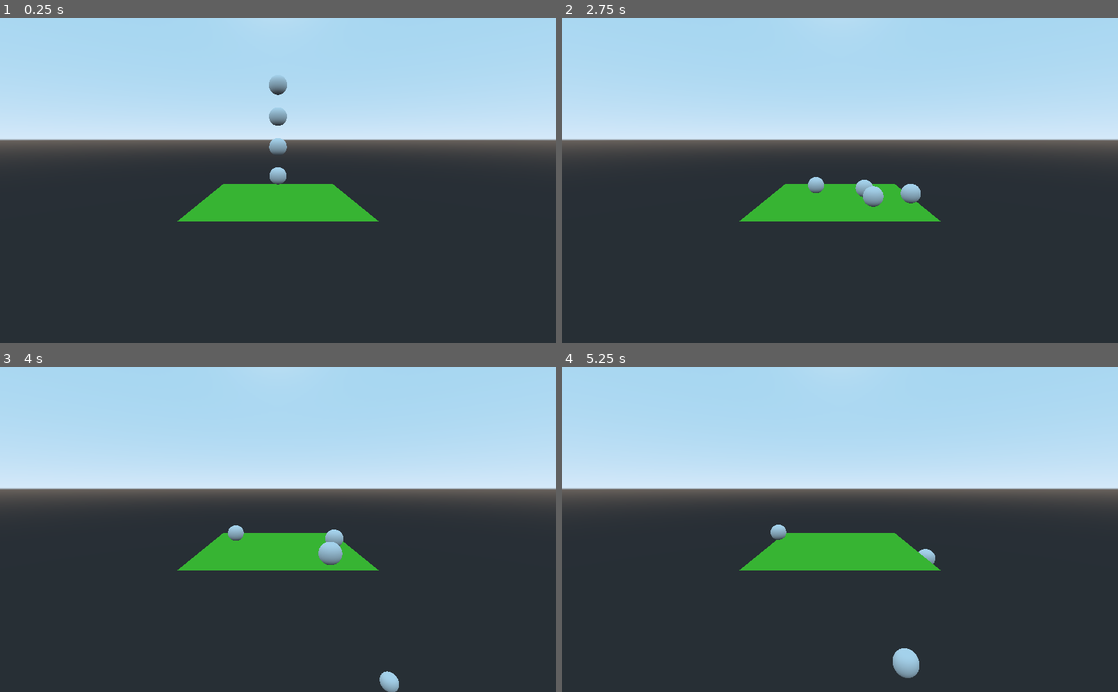
Above: before the commit, frames 1-4 (two rows, left to right).
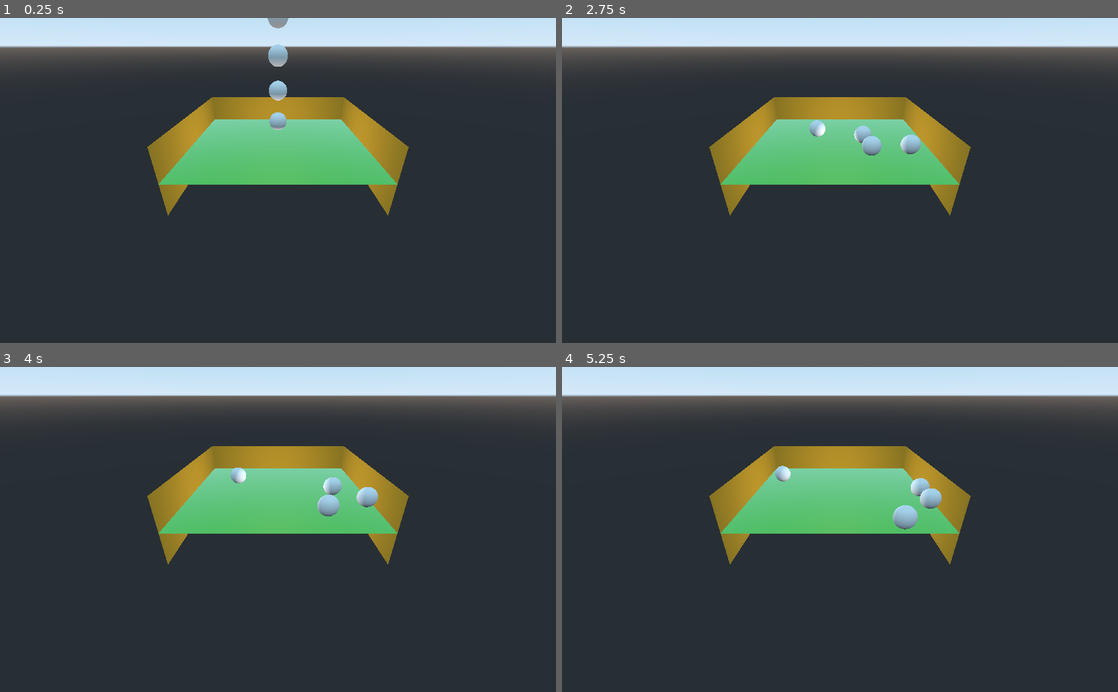
Above: after the commit, the same moments.

Repository: acs/godot-samples
Game: Godot game, scene res://Collision.tscn
Same seed, same stepped clock (60 frames per second), same inputs: the game is played once before the commit and once after it.
Inputs:
- Up to frame 1 (0.25 s): no input
- Up to frame 2 (2.75 s): no input
- Up to frame 3 (4 s): no input
- Up to frame 4 (5.25 s): no input

The runs differ from the first frame. In frame 1, 49% of the frame differs, in the area x 0-100%, y 0-63%; in frame 2, 49%; in frame 3, 49%; in frame 4, 49%, in the area x 0-100%, y 0-96%.

Commit message:
Add walls to the balls colission field

Diff:
--- a/3DCollisions/Collision.tscn
+++ b/3DCollisions/Collision.tscn
@@ -1,38 +1,44 @@
-[gd_scene load_steps=6 format=2]
+[gd_scene load_steps=10 format=2]
 
 [ext_resource path="res://RigidBall.tscn" type="PackedScene" id=1]
+[ext_resource path="res://Wall.tscn" type="PackedScene" id=2]
 
-[sub_resource type="PhysicsMaterial" id=3]
+[sub_resource type="PhysicsMaterial" id=1]
 bounce = 0.5
 
-[sub_resource type="BoxShape" id=4]
-extents = Vector3( 2.47263, 0.001, 2.49605 )
+[sub_resource type="BoxShape" id=2]
+extents = Vector3( 3, 0, 3 )
 
-[sub_resource type="PlaneMesh" id=5]
-size = Vector2( 5, 5 )
+[sub_resource type="NoiseTexture" id=6]
 
-[sub_resource type="SpatialMaterial" id=6]
+[sub_resource type="SpatialMaterial" id=5]
+albedo_texture = SubResource( 6 )
+
+[sub_resource type="PlaneMesh" id=3]
+material = SubResource( 5 )
+size = Vector2( 6, 6 )
+
+[sub_resource type="NoiseTexture" id=7]
+
+[sub_resource type="SpatialMaterial" id=4]
 albedo_color = Color( 0.341176, 0.858824, 0.196078, 1 )
-emission_enabled = true
-emission = Color( 0, 0, 0, 1 )
-emission_energy = 1.0
-emission_operator = 0
-emission_on_uv2 = false
+roughness = 0.0
+roughness_texture = SubResource( 7 )
 
 [node name="Collision" type="Spatial"]
 
 [node name="Camera" type="Camera" parent="."]
-transform = Transform( 1, 0, 0, 0, 0.984808, 0.173648, 0, -0.173648, 0.984808, 0, 2, 8 )
+transform = Transform( 1, 0, 0, 0, 0.866026, 0.5, 0, -0.5, 0.866026, 0, 3, 8 )
 
-[node name="StaticBody" type="StaticBody" parent="."]
-physics_material_override = SubResource( 3 )
+[node name="Floor" type="StaticBody" parent="."]
+physics_material_override = SubResource( 1 )
 
-[node name="CollisionShape" type="CollisionShape" parent="StaticBody"]
-shape = SubResource( 4 )
+[node name="CollisionShape" type="CollisionShape" parent="Floor"]
+shape = SubResource( 2 )
 
-[node name="MeshInstance" type="MeshInstance" parent="StaticBody"]
-mesh = SubResource( 5 )
-material/0 = SubResource( 6 )
+[node name="MeshInstance" type="MeshInstance" parent="Floor"]
+mesh = SubResource( 3 )
+material/0 = SubResource( 4 )
 
 [node name="RigidBall1" parent="." instance=ExtResource( 1 )]
 transform = Transform( 1, 0, 0, 0, 1, 0, 0, 0, 1, 0, 1, 0 )
@@ -45,3 +51,14 @@
 
 [node name="RigidBall4" parent="." instance=ExtResource( 1 )]
 transform = Transform( 1, 0, 0, 0, 1, 0, 0, 0, 1, 0, 4, 0 )
+
+[node name="Wall1" parent="." instance=ExtResource( 2 )]
+transform = Transform( -1.62921e-07, 0, 1, 0, 1, 0, -1, 0, -1.62921e-07, -3, 0, 0 )
+
+[node name="Wall2" parent="." instance=ExtResource( 2 )]
+transform = Transform( -1.62921e-07, 0, 1, 0, 1, 0, -1, 0, -1.62921e-07, 3, 0, 0 )
+
+[node name="Wall3" parent="." instance=ExtResource( 2 )]
+transform = Transform( 1, 0, 0, 0, 1, 0, 0, 0, 1, 0, 0, -3 )
+
+[node name="OmniLight" type="OmniLight" parent="."]
--- /dev/null
+++ b/3DCollisions/Wall.tscn
@@ -0,0 +1,20 @@
+[gd_scene load_steps=4 format=2]
+
+[sub_resource type="BoxShape" id=1]
+extents = Vector3( 3, 1, 0 )
+
+[sub_resource type="CubeMesh" id=2]
+size = Vector3( 6, 2, 0 )
+
+[sub_resource type="SpatialMaterial" id=3]
+albedo_color = Color( 0.886275, 0.647059, 0.133333, 1 )
+
+[node name="Wall" type="RigidBody"]
+mode = 1
+
+[node name="CollisionShape" type="CollisionShape" parent="."]
+shape = SubResource( 1 )
+
+[node name="MeshInstance" type="MeshInstance" parent="."]
+mesh = SubResource( 2 )
+material/0 = SubResource( 3 )
